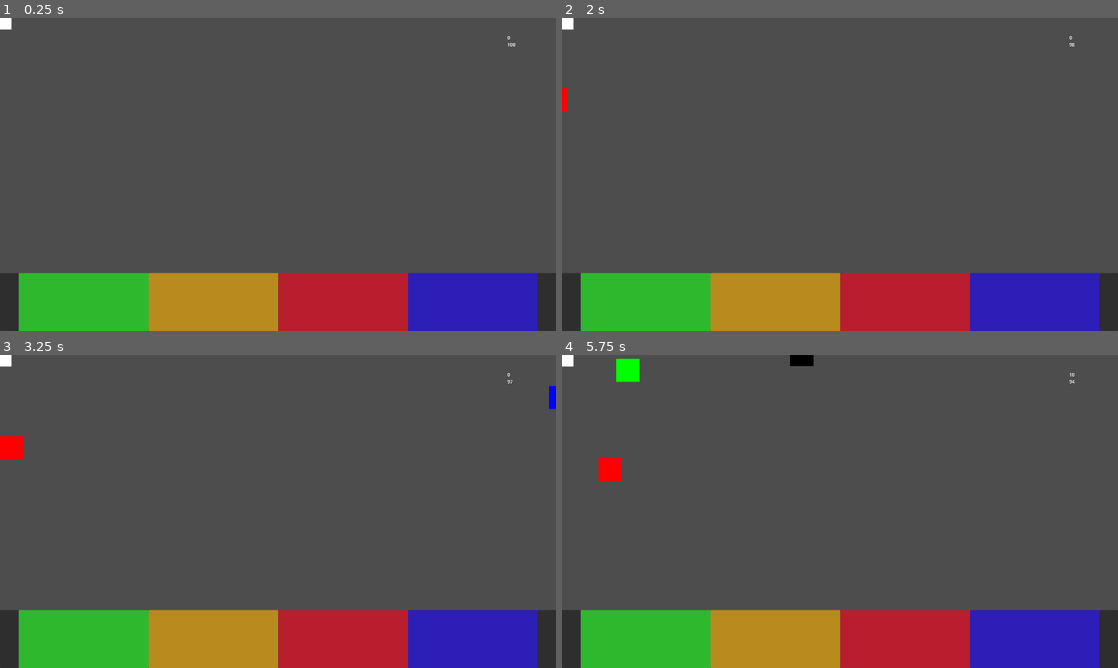
Above: before the commit, frames 1-4 (two rows, left to right).
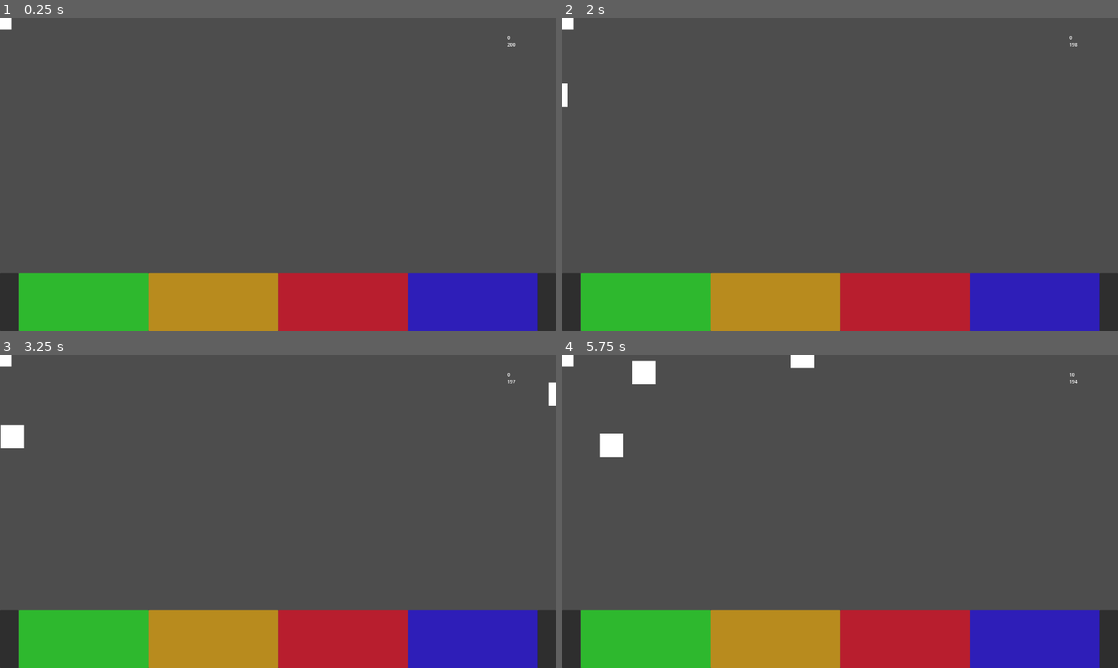
Above: after the commit, the same moments.

Repository: vitorjusto/Robot-Hospital-Rush
Game: Godot game, scene res://Scenes/Main.tscn
Same seed, same stepped clock (60 frames per second), same inputs: the game is played once before the commit and once after it.
Inputs:
- Up to frame 1 (0.25 s): no input
- Up to frame 2 (2 s): tap Enter at 0.5 s; hold Right (Right) from 0.53 s (still down); tap Space (Shoot) at 0.6, 1.25, 1.35 s
- Up to frame 3 (3.25 s): release Right (Right) at 2.03 s; hold Left (Left) 2.03-2.78 s; tap Space (Shoot) at 2.1, 2.85 s; hold Right (Right) from 2.78 s (still down)
- Up to frame 4 (5.75 s): tap Enter at 3.5 s; tap Space (Shoot) at 3.6, 4.35, 5.1 s; release Right (Right) at 4.28 s; hold Left (Left) 4.28-5.03 s; hold Right (Right) from 5.03 s (still down)

The runs differ from the first frame. In frame 1, less than 0.1% of the frame differs, in the area x 91-92%, y 8-10%; in frame 2, 0.1%; in frame 3, 0.6%; in frame 4, 1.4%, in the area x 6-93%, y 0-41%.

Commit message:
improve gameplay

Diff:
--- a/Script/Manager/hud.gd
+++ b/Script/Manager/hud.gd
@@ -2,7 +2,7 @@
 class_name Hud
 
 var score = 0
-var timer = 100
+var timer = 200
 var timerSpeedModifier = 1
 
 @onready var lblScore : Label = get_node("lblScore")
--- a/Script/Manager/robotManager.gd
+++ b/Script/Manager/robotManager.gd
@@ -35,19 +35,18 @@
 		return
 
 	instance.setActive(true)
-	instance.changeType()
 
 	var rng = randi_range(1, 3)
 
 	if rng == 1:
 		var anchor = leftAnchor[randi_range(0, leftAnchor.size() - 1)]
 		instance.position = anchor.position
-		instance.speed = Vector2(50, randf_range(-50, 50))
+		instance.speed = Vector2(50 * timerModifier, randf_range(-20, 20))
 	elif rng == 2:
 		var anchor = rightAnchor[randi_range(0, rightAnchor.size() - 1)]
 		instance.position = anchor.position
-		instance.speed = Vector2(-50, randf_range(-50, 50))
+		instance.speed = Vector2(-50 * timerModifier, randf_range(-20, 20))
 	else:
 		var anchor = topAnchor[randi_range(0, topAnchor.size() - 1)]
 		instance.position = anchor.position
-		instance.speed = Vector2(randf_range(-50, 50), 50)
+		instance.speed = Vector2(randf_range(-20, 20), 50 * timerModifier)
--- a/Script/Robot/robot.gd
+++ b/Script/Robot/robot.gd
@@ -2,15 +2,25 @@
 class_name Robot
 
 var speed = Vector2(200, 100)
-@export var type : fixer.EFixerType
 @export var size : int = 1
 
 @onready var col : CollisionShape2D = get_node("CollisionShape2D")
 var active = false
 
+var timer = 40
+
 func _physics_process(delta: float) -> void:
 	if not active:
 		return
+
+	timer -= delta
+
+	if timer < 0:
+		modulate = Color.BLACK
+	elif timer < 10:
+		modulate = Color.RED
+	else:
+		modulate = Color.WHITE
 
 	velocity = speed
 	if move_and_slide():
@@ -24,22 +34,7 @@
 	setActive(false)
 
 func setActive(v : bool):
+	timer = 40
 	active = v
 	visible = active
 	col.set_deferred("disabled", not active)
-
-func changeType():
-	var rng = randi_range(1, 4)
-
-	if rng == 1:
-		type = fixer.EFixerType.NUT
-		modulate = Color.BLACK
-	elif rng == 2:
-		type = fixer.EFixerType.BOLT
-		modulate = Color.GREEN
-	elif rng == 3:
-		type = fixer.EFixerType.GEAR
-		modulate = Color.RED
-	else:
-		type = fixer.EFixerType.BATTERY
-		modulate = Color.BLUE
